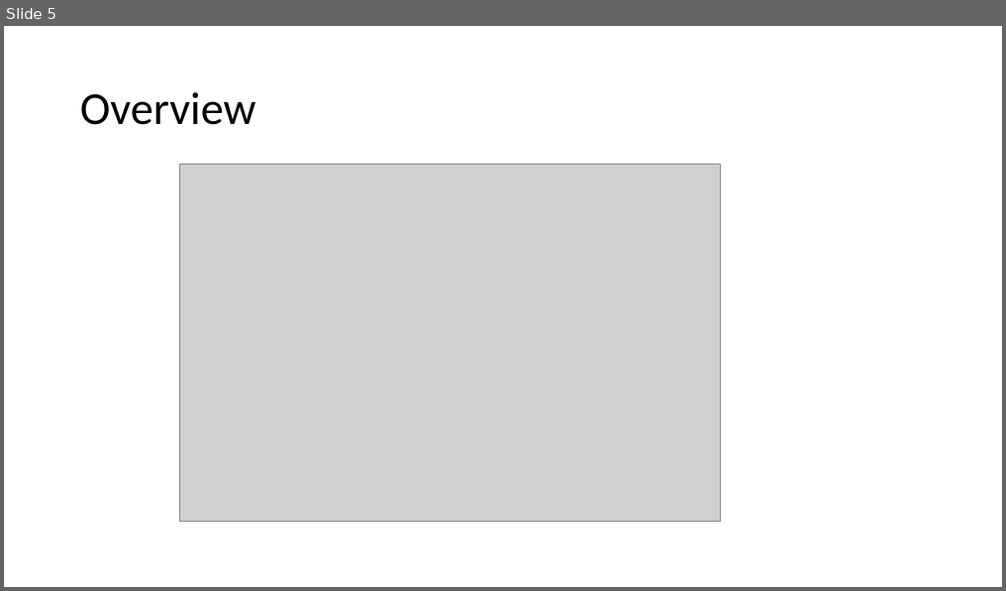
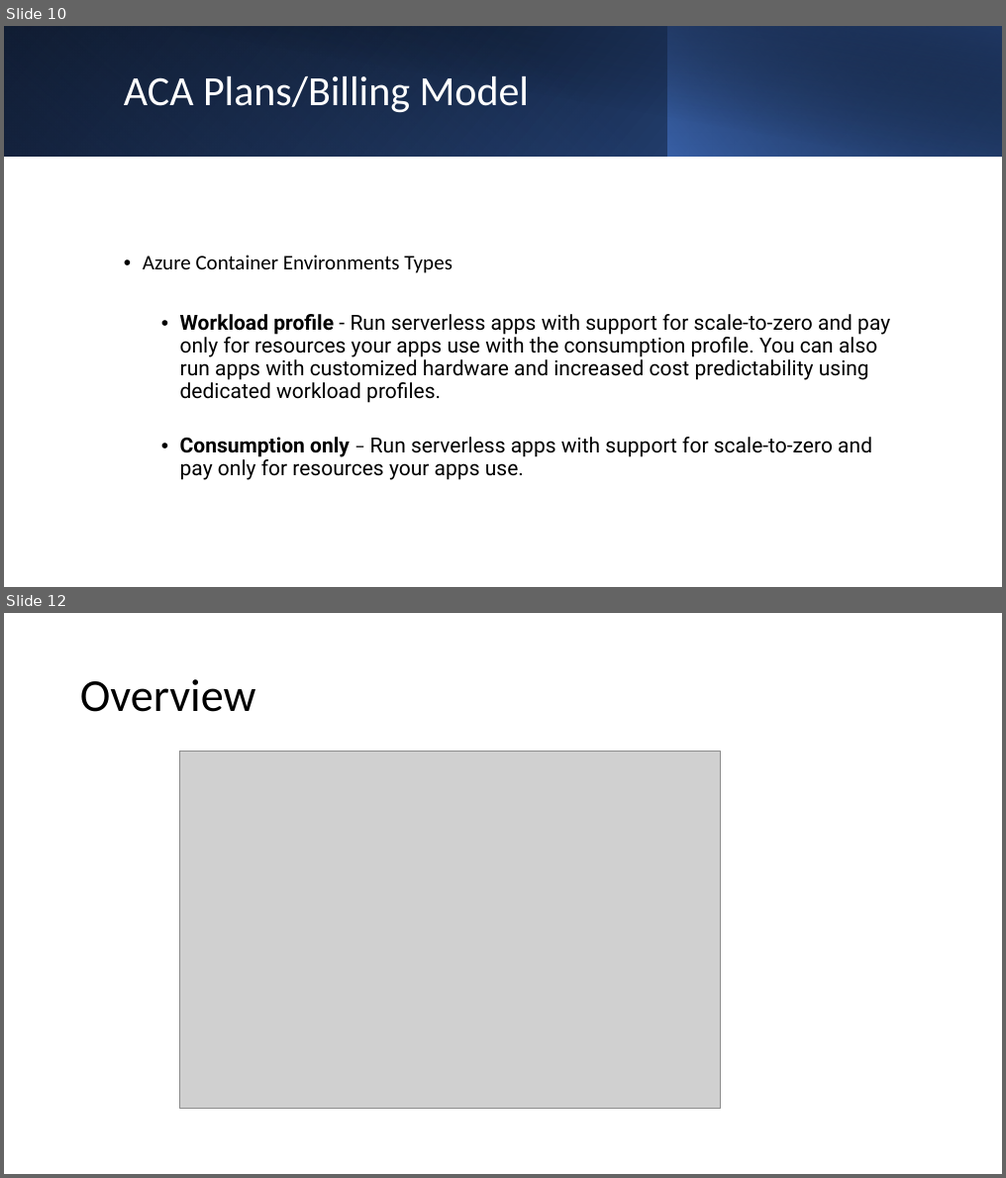
Before and after one commit to cs-samvith/space-app-platform, a slide deck: container-apps.pptx. Shown one above the other, each under a label of ours: slide 5 before the commit, slides 10 and 12 after it; the slides between them are not shown. The pictures are 1006x591 and 1006x1178 pixels, drawn with LibreOffice and Linux fonts; fonts in the diff are those of the drawing; grey boxes stand for pictures. Boxes give left, top, right and bottom in pixels: in the first picture for what was removed or moved away, otherwise in the second. Text is boxed around its words. In the diff, an @@ line names an element or a change of style, - is before the commit and + after.

```diff
--- a/container-apps.pptx
+++ b/container-apps.pptx
@@ slide 10 added at [4,26,1002,587], background #FFFFFF @@
@@ rectangle added at [4,26,1002,157], fill gradient #000000 to #2F5597 @@
@@ rectangle added at [4,26,668,157], fill gradient #4472C4 to #203864 @@
@@ rectangle added at [42,26,1002,157], fill gradient #000000 to #203864 @@
@@ rectangle added at [668,26,1002,157], fill gradient #4472C4 to #000000 @@
@@ title added at [124,76,529,113], 40 pt, text #FFFFFF @@
+ACA Plans/Billing Model
@@ text added at [143,255,890,480], 20 pt, text #000000 @@
+• Azure Container Environments Types
+  • Workload profile - Run serverless apps with support for scale-to-zero and pay only for resources your apps use with the consumption profile. You can also run apps with customized hardware and increased cost predictability using dedicated workload profiles.
+  • Consumption only – Run serverless apps with support for scale-to-zero and pay only for resources your apps use.
@@ what was slide 5 is now slide 12 @@
```
Also in this commit, not shown: 1 slide changed, 8 other slides added, 2 slides removed, 27 other files.
